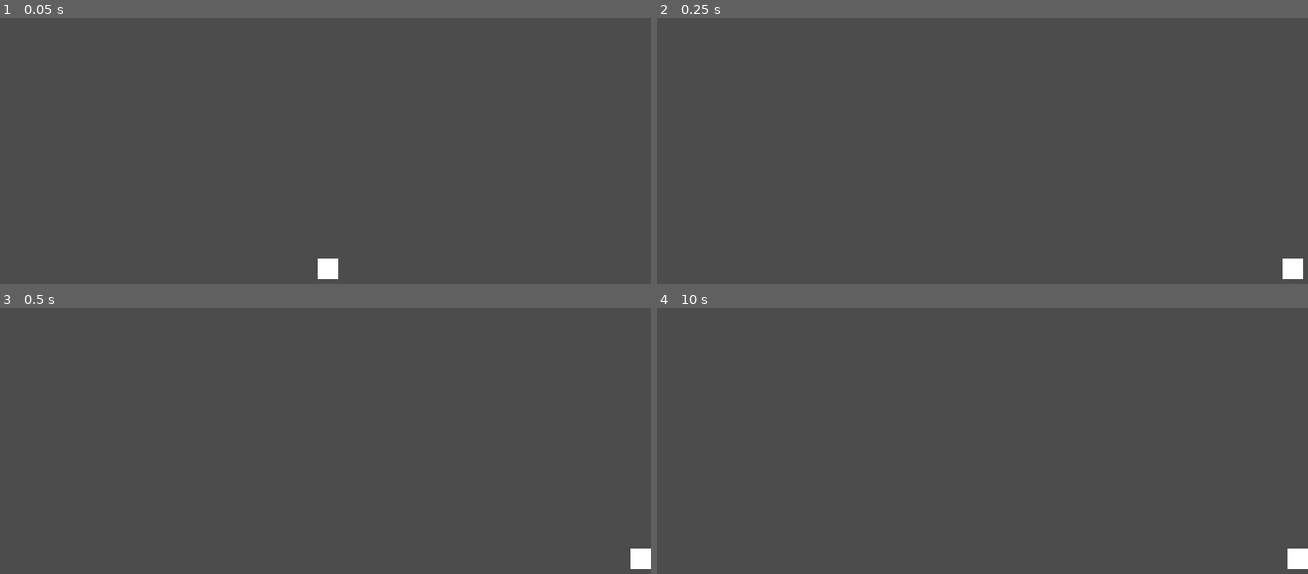
Above: before the commit, frames 1-4 (two rows, left to right).
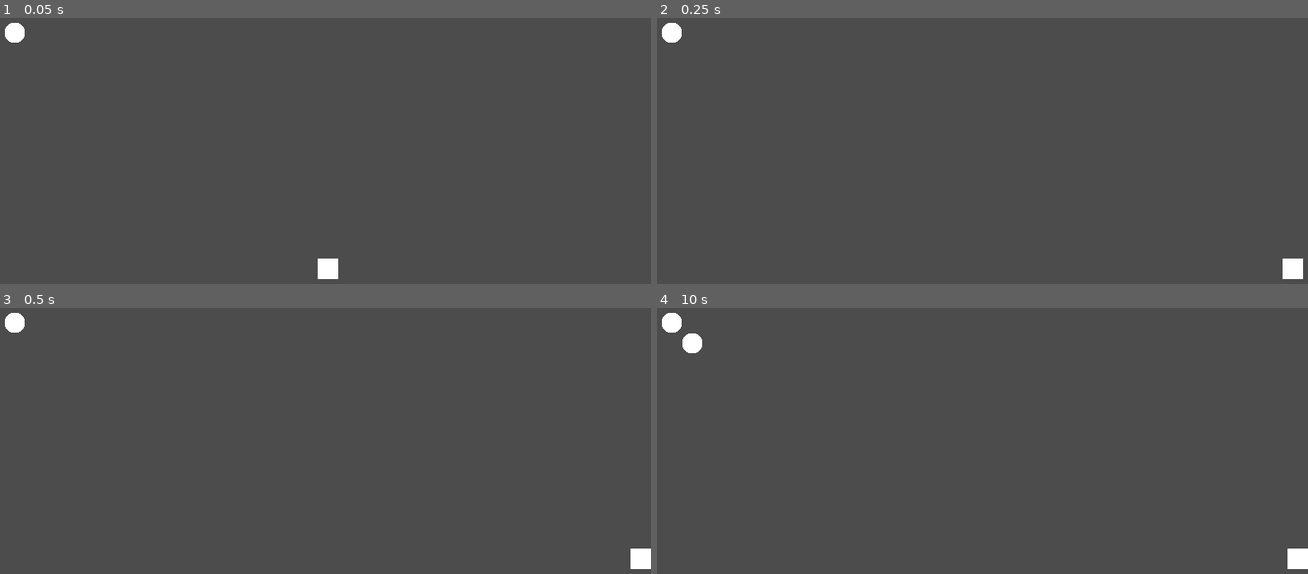
Above: after the commit, the same moments.

Repository: Noviv/BismarkUnchained
Game: Godot game, scene res://scenes/Main/Main.tscn
Two runs of this game, one before a commit and one after it. Both use one fixed random seed, a clock stepped at 60 frames per second and the inputs below.
Inputs:
- Up to frame 1 (0.05 s): no input
- Up to frame 2 (0.25 s): no input
- Up to frame 3 (0.5 s): no input
- Up to frame 4 (10 s): tap Enter at 1.25, 2.75, 4.25 s; tap Space at 2, 3.5, 5 s

The runs differ from the first frame. In frame 1, 0.2% of the frame differs, in the area x 0-4%, y 1-10%; in frame 2, 0.2%; in frame 3, 0.2%; in frame 4, 0.4%, in the area x 0-7%, y 1-17%.

Commit message:
Spawns waves of TempEnemie with 5 second warnings

Diff:
--- a/BismarkUnchained/project.godot
+++ b/BismarkUnchained/project.godot
@@ -25,6 +25,36 @@
 window/size/height=720
 window/stretch/mode="2d"
 
+[input]
+
+player_up={
+"deadzone": 0.5,
+"events": [ Object(InputEventKey,"resource_local_to_scene":false,"resource_name":"","device":0,"alt":false,"shift":false,"control":false,"meta":false,"command":false,"pressed":false,"scancode":87,"unicode":0,"echo":false,"script":null)
+ ]
+}
+player_down={
+"deadzone": 0.5,
+"events": [ Object(InputEventKey,"resource_local_to_scene":false,"resource_name":"","device":0,"alt":false,"shift":false,"control":false,"meta":false,"command":false,"pressed":false,"scancode":83,"unicode":0,"echo":false,"script":null)
+ ]
+}
+player_left={
+"deadzone": 0.5,
+"events": [ Object(InputEventKey,"resource_local_to_scene":false,"resource_name":"","device":0,"alt":false,"shift":false,"control":false,"meta":false,"command":false,"pressed":false,"scancode":65,"unicode":0,"echo":false,"script":null)
+ ]
+}
+player_right={
+"deadzone": 0.5,
+"events": [ Object(InputEventKey,"resource_local_to_scene":false,"resource_name":"","device":0,"alt":false,"shift":false,"control":false,"meta":false,"command":false,"pressed":false,"scancode":68,"unicode":0,"echo":false,"script":null)
+ ]
+}
+ui_pause={
+"deadzone": 0.5,
+"events": [ Object(InputEventKey,"resource_local_to_scene":false,"resource_name":"","device":0,"alt":false,"shift":false,"control":false,"meta":false,"command":false,"pressed":false,"scancode":16777221,"unicode":0,"echo":false,"script":null)
+, Object(InputEventJoypadButton,"resource_local_to_scene":false,"resource_name":"","device":0,"button_index":11,"pressure":0.0,"pressed":false,"script":null)
+, Object(InputEventKey,"resource_local_to_scene":false,"resource_name":"","device":0,"alt":false,"shift":false,"control":false,"meta":false,"command":false,"pressed":false,"scancode":96,"unicode":0,"echo":false,"script":null)
+ ]
+}
+
 [rendering]
 
 environment/default_environment="res://default_env.tres"
--- a/BismarkUnchained/scenes/Main/Main.tscn
+++ b/BismarkUnchained/scenes/Main/Main.tscn
@@ -1,14 +1,17 @@
-[gd_scene load_steps=4 format=2]
+[gd_scene load_steps=5 format=2]
 
 [ext_resource path="res://scenes/Main/Main.gd" type="Script" id=1]
 [ext_resource path="res://scenes/Wall.tscn" type="PackedScene" id=2]
-[ext_resource path="res://scenes/Player.tscn" type="PackedScene" id=3]
+[ext_resource path="res://scenes/WaveHandler/WaveHandler.tscn" type="PackedScene" id=3]
+[ext_resource path="res://scenes/Player.tscn" type="PackedScene" id=4]
 
 [node name="Main" type="Node2D"]
 script = ExtResource( 1 )
 
 [node name="Wall" parent="." instance=ExtResource( 2 )]
 
-[node name="Player" parent="." instance=ExtResource( 3 )]
+[node name="Player" parent="." instance=ExtResource( 4 )]
 position = Vector2( 500, 500 )
 scale = Vector2( 1, 1 )
+
+[node name="WaveHandler" parent="." instance=ExtResource( 3 )]
--- /dev/null
+++ b/BismarkUnchained/scenes/WaveHandler/TempEnemy.tscn
@@ -0,0 +1,10 @@
+[gd_scene load_steps=2 format=2]
+
+[sub_resource type="SphereMesh" id=1]
+radius = 20.0
+height = 40.0
+
+[node name="TempEnemy" type="Node2D"]
+
+[node name="MeshInstance2D" type="MeshInstance2D" parent="."]
+mesh = SubResource( 1 )
--- /dev/null
+++ b/BismarkUnchained/scenes/WaveHandler/WaveHandler.gd
@@ -0,0 +1,29 @@
+extends Node2D
+
+var wave_num = 0
+var wave_reminder_sent = false
+onready var TempEnemy = load("res://scenes/WaveHandler/TempEnemy.tscn")
+
+# Called when the node enters the scene tree for the first time.
+func _ready():
+	print("Wave ready")
+	start_next_wave()
+
+func _process(delta):
+	if($WaveTimer.get_time_left() < 5 && !wave_reminder_sent):
+		print("Wave " + String(wave_num + 1) + " starting in 5 seconds")
+		wave_reminder_sent = true
+
+func start_next_wave():
+	wave_num += 1
+	print("Wave " + String(wave_num) + " starting now")
+
+	var tempSpawn = TempEnemy.instance()
+	tempSpawn.position = Vector2(wave_num * 40, wave_num * 40)
+	get_parent().call_deferred("add_child", tempSpawn)
+
+	$WaveTimer.start(10.0)
+	wave_reminder_sent = false
+
+func _on_Timer_timeout():
+	start_next_wave()
--- /dev/null
+++ b/BismarkUnchained/scenes/WaveHandler/WaveHandler.tscn
@@ -0,0 +1,9 @@
+[gd_scene load_steps=2 format=2]
+
+[ext_resource path="res://scenes/WaveHandler/WaveHandler.gd" type="Script" id=1]
+
+[node name="WaveHandler" type="Node2D"]
+script = ExtResource( 1 )
+
+[node name="WaveTimer" type="Timer" parent="."]
+[connection signal="timeout" from="WaveTimer" to="." method="_on_Timer_timeout"]
